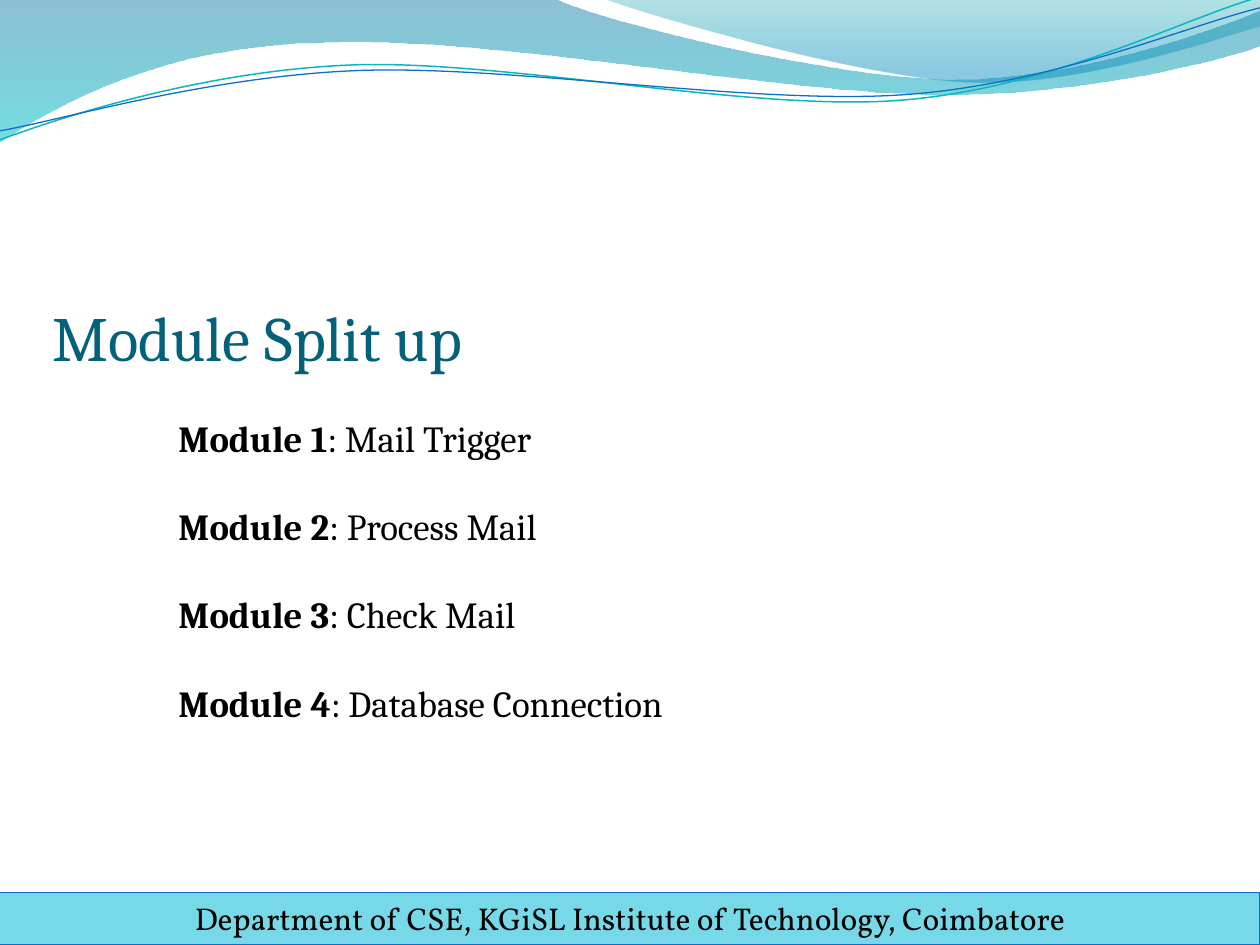
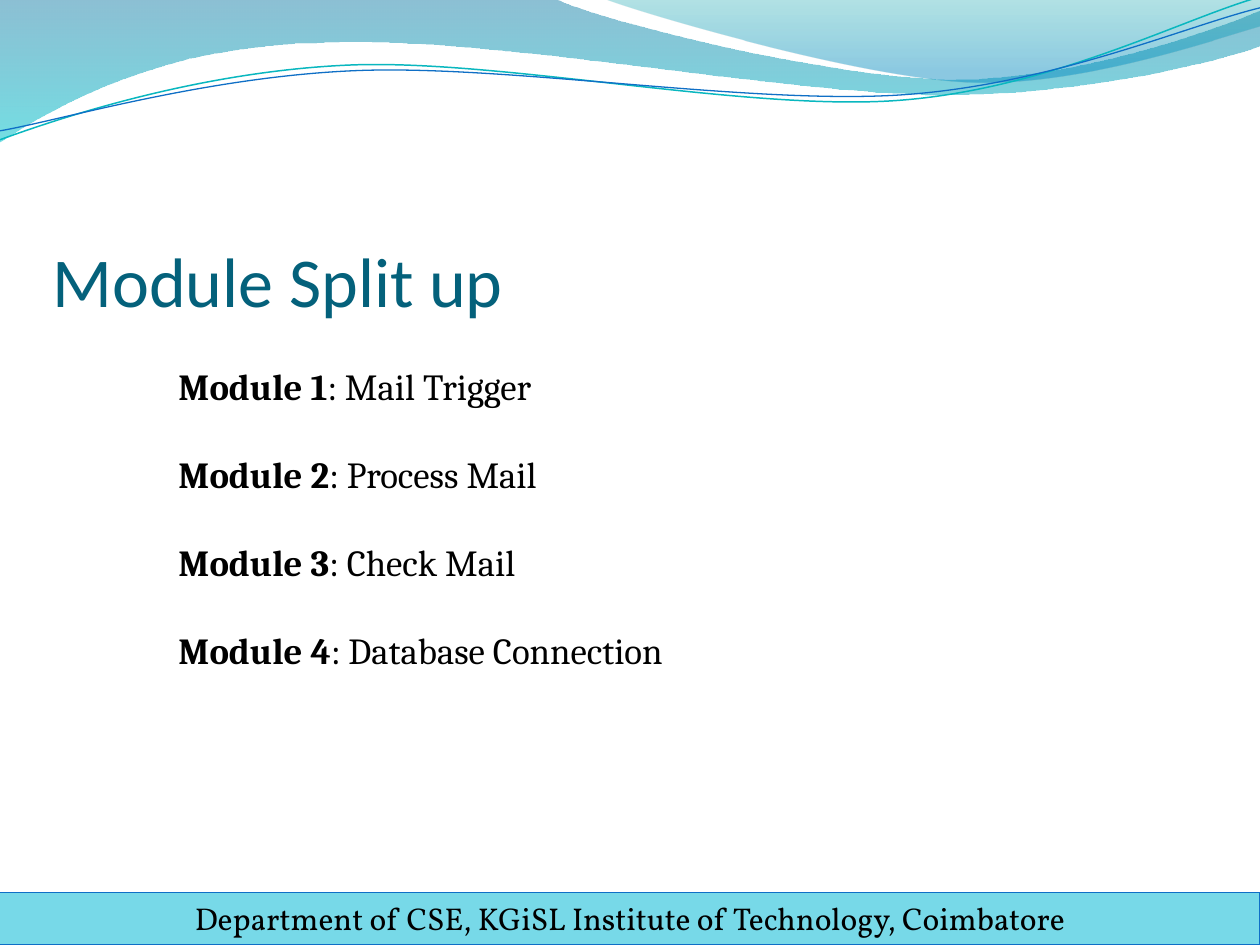
Before and after one commit to sanjay-rb/Ticket-Assignment-Automation, a slide deck: slide 8 of Ticket_Automation/WS/Docs/PPT/final_review_template.pptx. Drawn at 1260x945 pixels with LibreOffice and Linux fonts; fonts in the diff are those of the drawing; background and template pictures are left out. Boxes give left, top, right and bottom in pixels: in the first picture for what was removed or moved away, otherwise in the second. Text is boxed around its words. In the diff, an @@ line names an element or a change of style, - is before the commit and + after.

```diff
--- a/Ticket_Automation/WS/Docs/PPT/final_review_template.pptx
+++ b/Ticket_Automation/WS/Docs/PPT/final_review_template.pptx
@@ title "Module Split up Module 1: ...": place and size @@
-title "Module Split up Module 1: ..." at [52, 317, 663, 718]
+title "Module Split up Module 1: ..." at [52, 258, 663, 665]
@@ title "Module Split up Module 1: ..." at [52, 258, 663, 665]: size 36 to 40 pt, font Cambria to Calibri in "Module Split up" @@
```
Also in this commit, not shown: 27 other slides changed, 6 other files.
